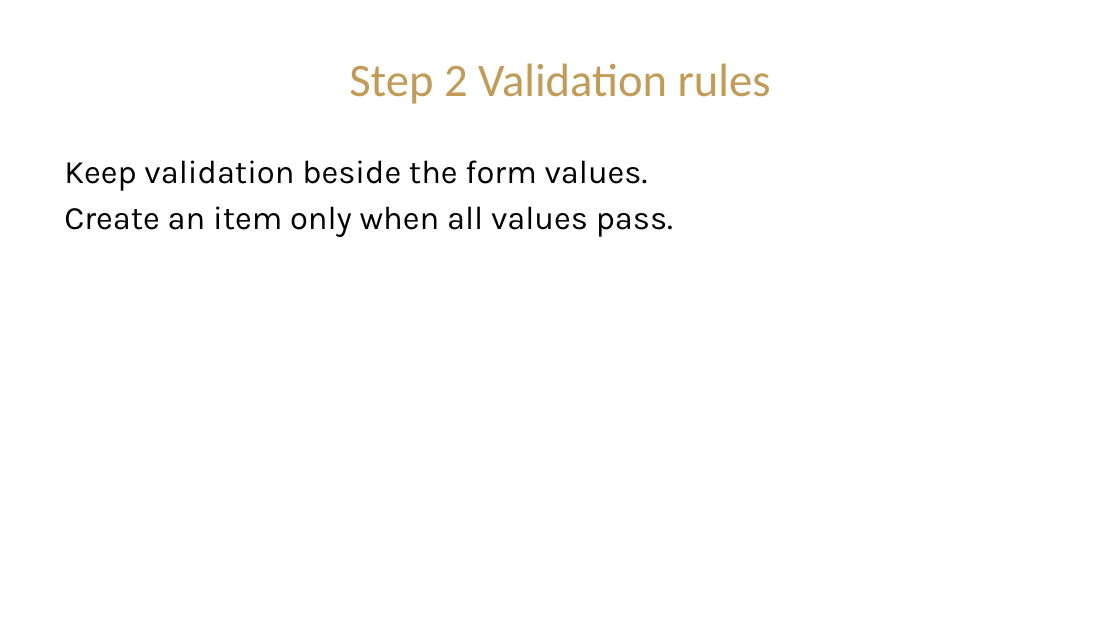
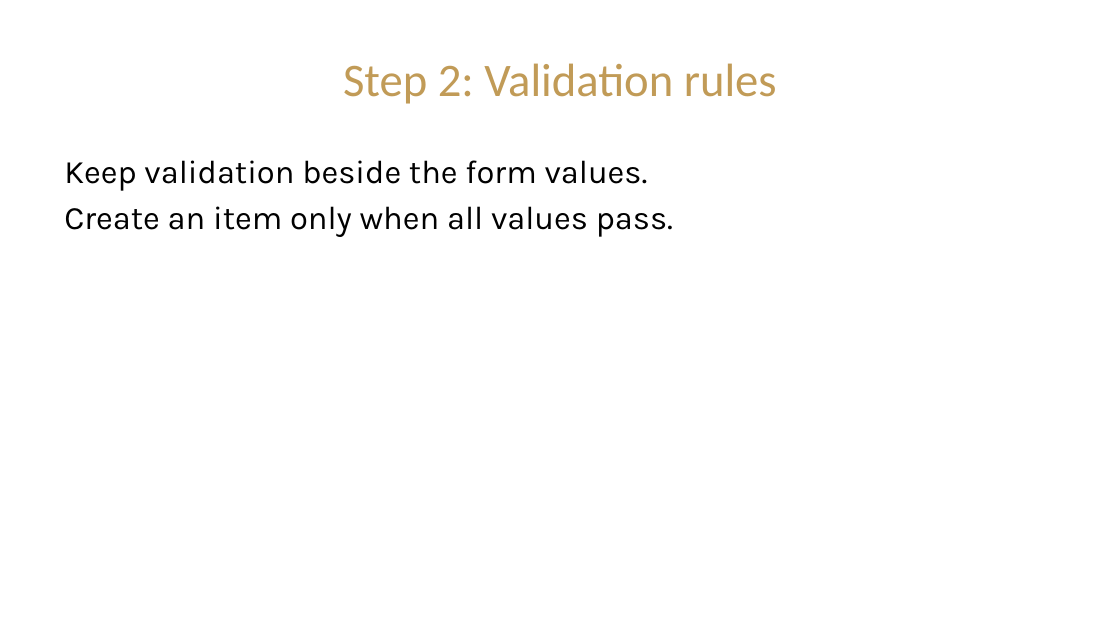
Before and after one commit to CIST-2220-Fall-2026/ProjectCostEstimator-RJG, a slide deck: slide 7 of Presentations/Module_4_Commands_and_Validation_Presentation.pptx (slide 5 before the commit). Drawn at 1120x630 pixels with LibreOffice and Linux fonts; fonts in the diff are those of the drawing; background and template pictures are left out. Boxes give left, top, right and bottom in pixels: in the first picture for what was removed or moved away, otherwise in the second. Text is boxed around its words. In the diff, an @@ line names an element or a change of style, - is before the commit and + after.

```diff
--- a/Presentations/Module_4_Commands_and_Validation_Presentation.pptx
+++ b/Presentations/Module_4_Commands_and_Validation_Presentation.pptx
@@ title at box(343, 63, 777, 104): text changed @@
-Step 2 Validation rules
+Step 2: Validation rules
```
Also in this commit, not shown: 10 other slides changed, 4 slides added, 1 slide removed, 11 other files.
